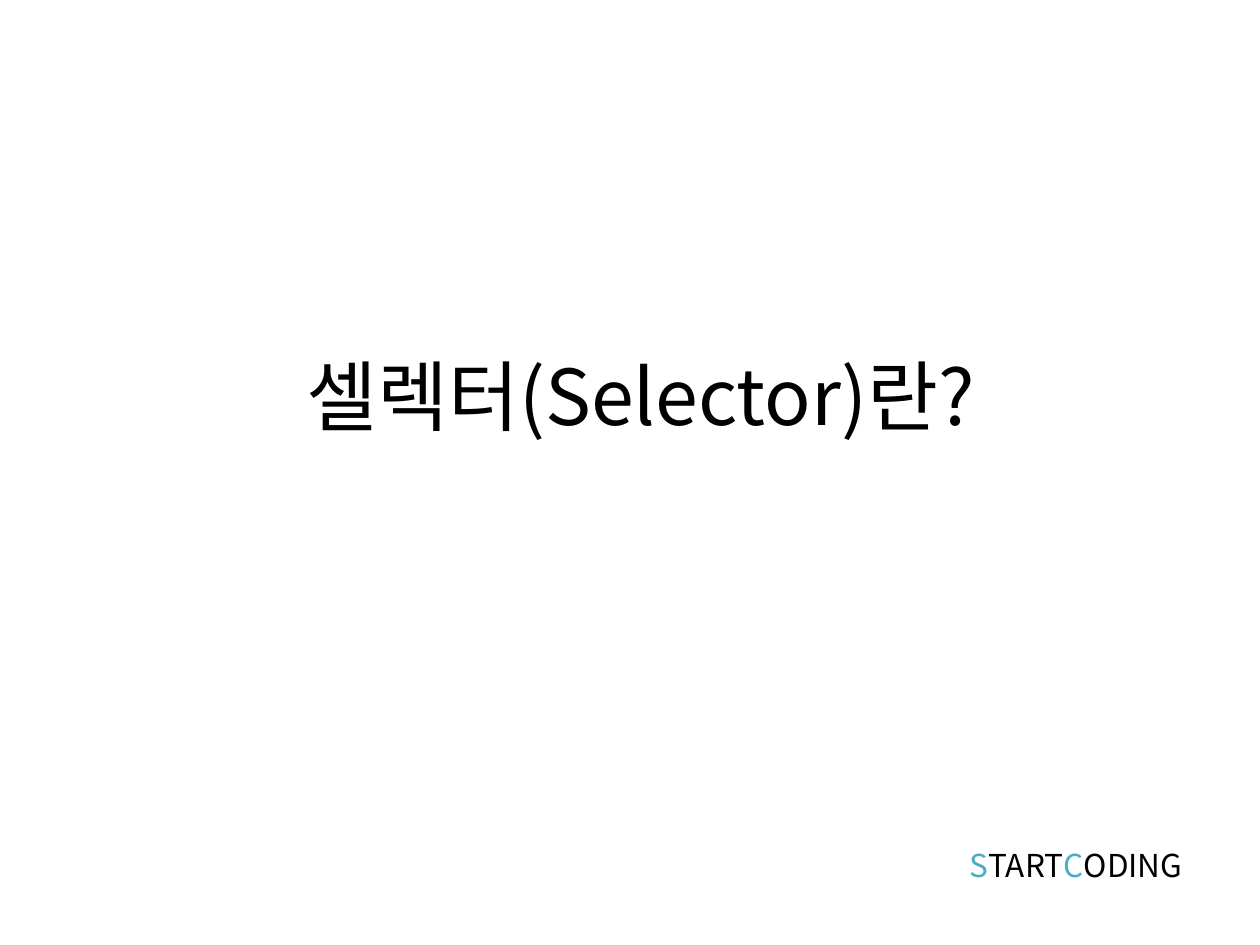
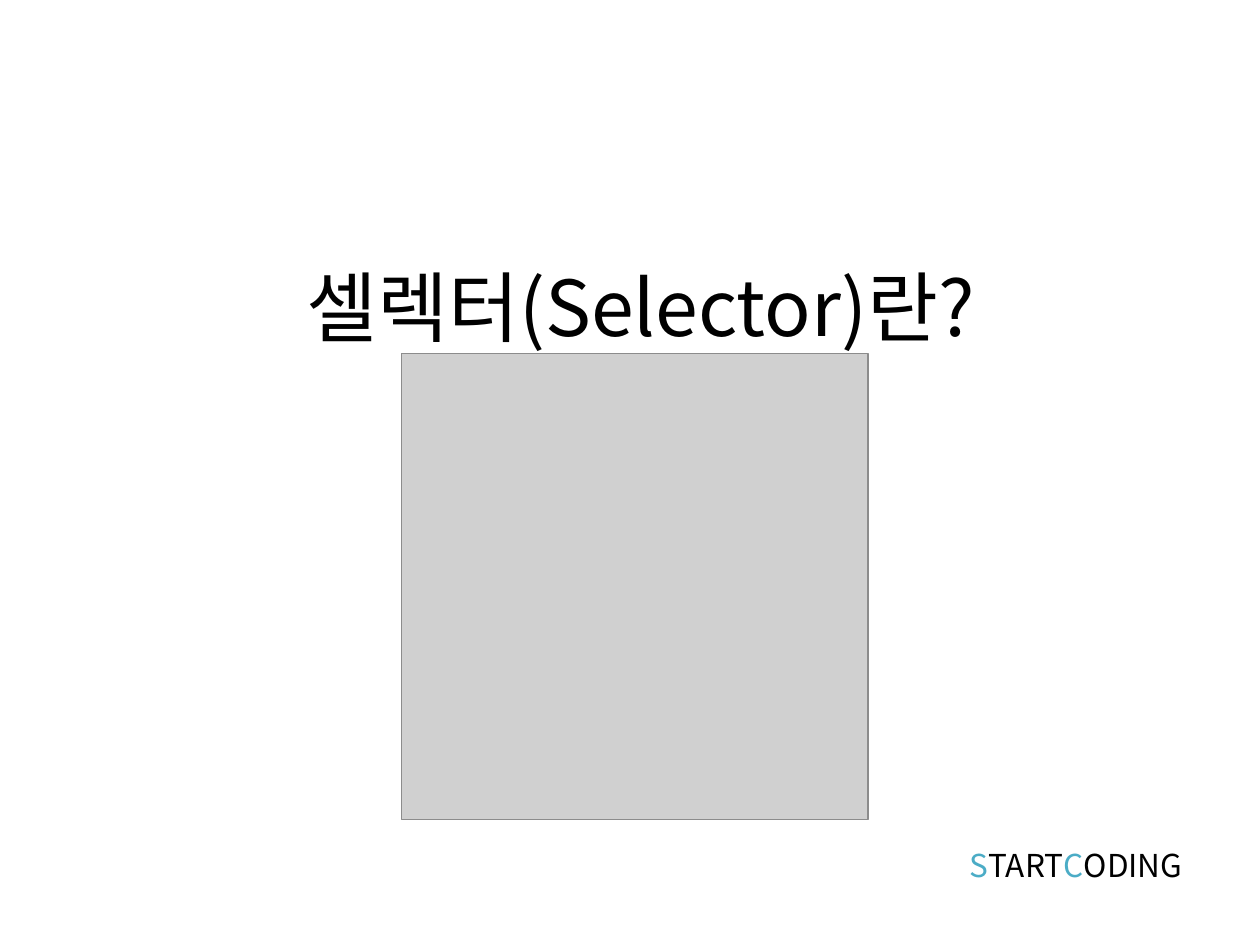
Before and after one commit to kwonkijun/web, a slide deck: slide 2 of 프론트엔드기초(PPT)/CSS3 2강_CSS 셀렉터.pptx. Drawn at 1260x945 pixels with LibreOffice and Linux fonts; fonts in the diff are those of the drawing; grey boxes stand for pictures. Boxes give left, top, right and bottom in pixels: in the first picture for what was removed or moved away, otherwise in the second. Text is boxed around its words. In the diff, an @@ line names an element or a change of style, - is before the commit and + after.

```diff
--- a/프론트엔드기초(PPT)/CSS3 2강_CSS 셀렉터.pptx
+++ b/프론트엔드기초(PPT)/CSS3 2강_CSS 셀렉터.pptx
@@ title "셀렉터(Selector)란?" rewrapped from (307, 361, 975, 440) to (307, 272, 975, 355) @@
@@ picture added at (402, 354, 868, 820) @@
```
Also in this commit, not shown: 9 other slides changed, 29 other files.
